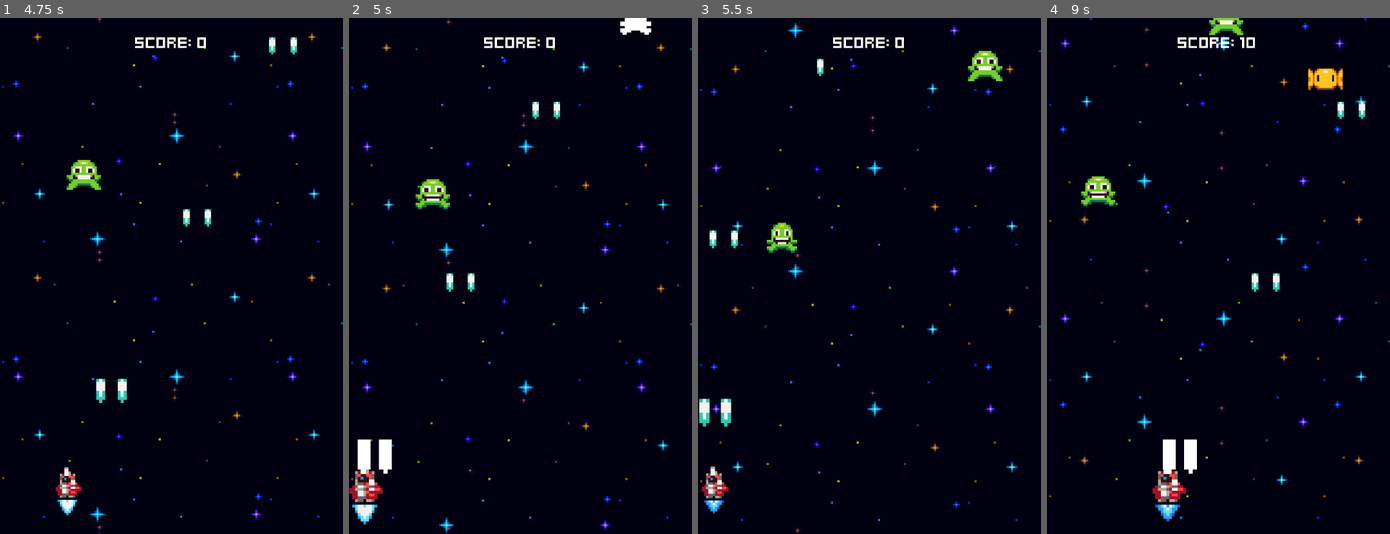
Above: before the commit, frames 1-4 (left to right).
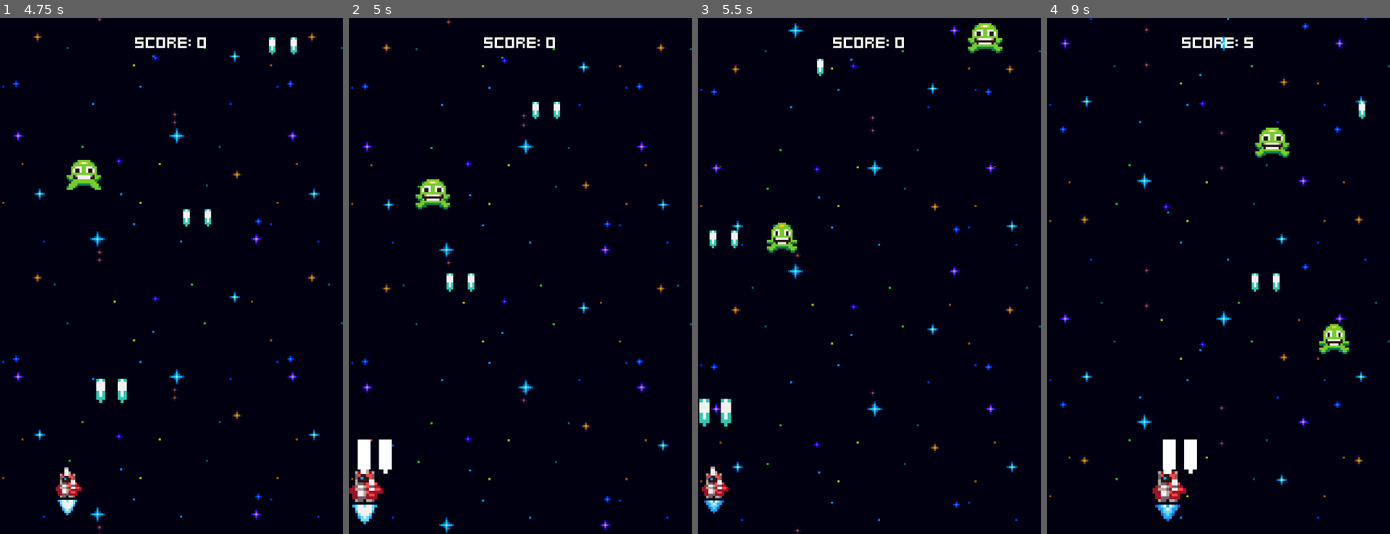
Above: after the commit, the same moments.

Repository: shizuokalol/space-shooter
Game: Godot game, scene res://menus/menu.tscn
The game is run twice, just before and just after one commit, with the same random seed, the same clock (stepped at 60 frames per second) and the same inputs.
Inputs:
- Up to frame 1 (4.75 s): tap Space at 0.5 s; hold Right (ui_right) 0.53-1.28 s; tap Enter (ui_accept) at 0.77, 1.52, 3.02, 3.77, 4.52 s; hold Left (ui_left) 1.28-2.03 s; hold Right (ui_right) 2.03-3.53 s; hold Left (ui_left) from 3.53 s (still down)
- Up to frame 2 (5 s): keep holding Left (ui_left)
- Up to frame 3 (5.5 s): keep holding Left (ui_left)
- Up to frame 4 (9 s): release Left (ui_left) at 5.78 s; hold Right (ui_right) 5.78-8.03 s; tap Enter (ui_accept) at 6.02, 6.77, 7.52 s; hold Left (ui_left) from 8.03 s (still down)

Frame 1 is identical in both runs. In frame 2, 0.2% of the frame differs, in the area x 78-89%, y 0-4%; in frame 3, 0.9%; in frame 4, 2.2%, in the area x 9-89%, y 0-66%.

Commit message:
Create difficulty curve

Diff:
--- a/enemies/enemy_generator.gd
+++ b/enemies/enemy_generator.gd
@@ -1,5 +1,6 @@
 extends Node2D
 
+@export var game_stats: GameStats
 @export var green_enemy_scene: PackedScene = preload("uid://b5ircsi2hh42f")
 @export var yellow_enemy_scene: PackedScene = preload("uid://bdfq27jap1m53")
 @export var pink_enemy_scene: PackedScene = preload("uid://b2gf14hbt4tay")
@@ -24,17 +25,27 @@
 		handle_spawn.bind(
 			yellow_enemy_scene,
 			yellow_enemy_spawn_timer,
+			5.0,
 		),
 	)
 	pink_enemy_spawn_timer.timeout.connect(
 		handle_spawn.bind(
 			pink_enemy_scene,
 			pink_enemy_spawn_timer,
+			10.0,
 		),
+	)
+	game_stats.score_changed.connect(
+		func(new_score: int):
+			if new_score > 10:
+				yellow_enemy_spawn_timer.process_mode = Node.PROCESS_MODE_INHERIT
+			if new_score > 50:
+				pink_enemy_spawn_timer.process_mode = Node.PROCESS_MODE_INHERIT
 	)
 
 
-func handle_spawn(enemy_scene: PackedScene, timer: Timer) -> void:
+func handle_spawn(enemy_scene: PackedScene, timer: Timer, time_offset: float = 1.0) -> void:
+	var spawn_rate: float = time_offset / (0.5 + (game_stats.score * 0.01))
 	spawner_component.scene = enemy_scene
 	spawner_component.spawn(
 		Vector2(
@@ -42,4 +53,4 @@
 			-16.0,
 		),
 	)
-	timer.start()
+	timer.start(spawn_rate + randf_range(0.25, 0.5))
--- a/enemies/enemy_generator.tscn
+++ b/enemies/enemy_generator.tscn
@@ -2,9 +2,11 @@
 
 [ext_resource type="Script" uid="uid://dm0jb7wkjyf6x" path="res://enemies/enemy_generator.gd" id="1_k80ol"]
 [ext_resource type="Script" uid="uid://b00v3pl1n10ry" path="res://components/spawner_component.gd" id="1_p85au"]
+[ext_resource type="Resource" uid="uid://dtulsvd0rov7l" path="res://game_stats.tres" id="2_d5nw7"]
 
 [node name="EnemyGenerator" type="Node2D" unique_id=642784502]
 script = ExtResource("1_k80ol")
+game_stats = ExtResource("2_d5nw7")
 
 [node name="SpawnerComponent" type="Node2D" parent="." unique_id=1988356883]
 script = ExtResource("1_p85au")
@@ -15,9 +17,11 @@
 autostart = true
 
 [node name="YellowEnemySpawnTimer" type="Timer" parent="." unique_id=396298886]
+process_mode = 4
 wait_time = 4.0
 autostart = true
 
 [node name="PinkEnemySpawnTimer" type="Timer" parent="." unique_id=2110220434]
+process_mode = 4
 wait_time = 10.0
 autostart = true
